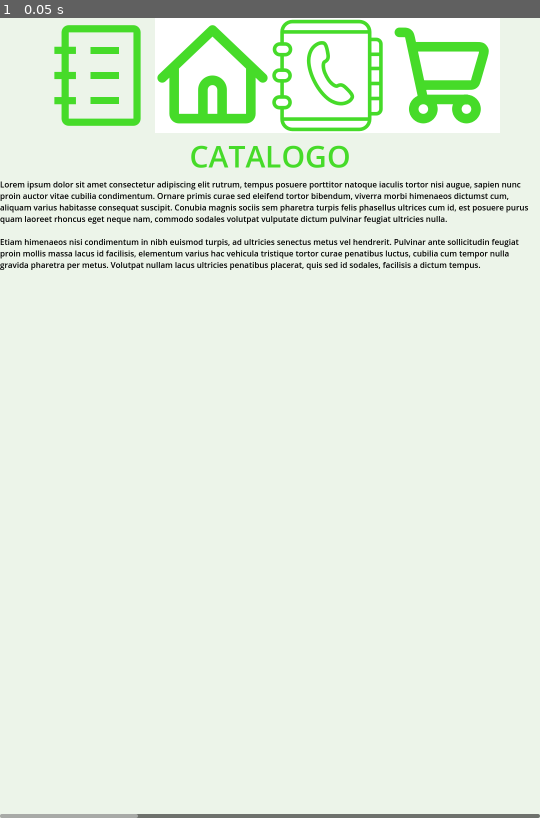
Above: before the commit, frame 1.
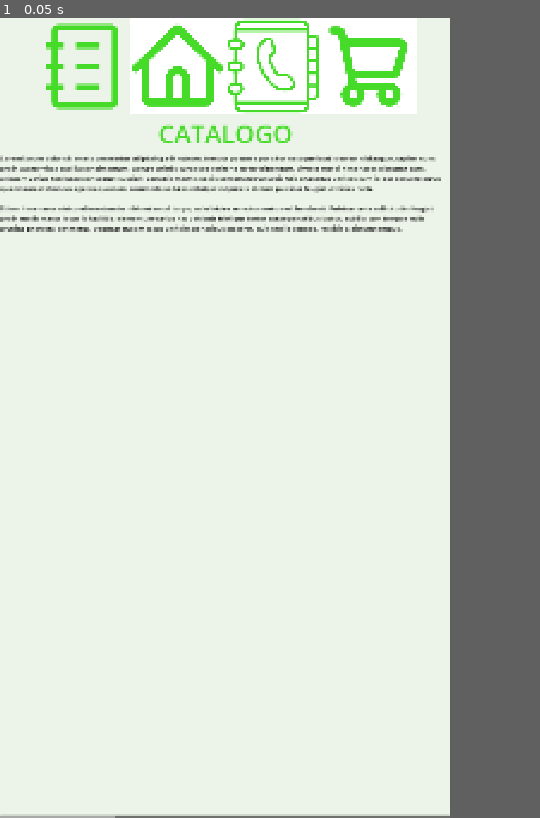
Above: after the commit, the same moment.

Repository: mike7d7/progra-6
Game: Godot game, scene res://control.tscn
Same seed, same stepped clock (60 frames per second), same inputs: the game is played once before the commit and once after it.
Inputs:
- Up to frame 1 (0.05 s): no input
In our replay, the window is 540x800 before the commit and 450x800 after it. These sizes can differ from the game's own. Grey fills any space a smaller window leaves; there, only what the larger window draws over its background counts as a difference.

The runs differ from the first frame. In frame 1, 11% of the frame differs, in the area x 0-100%, y 0-100%.

Commit message:
add background for text and center bigger text at top

Diff:
--- a/paginas/inicio.tscn
+++ b/paginas/inicio.tscn
@@ -1,8 +1,19 @@
-[gd_scene load_steps=2 format=3 uid="uid://c8kbpwpto362f"]
+[gd_scene load_steps=3 format=3 uid="uid://c8kbpwpto362f"]
 
 [sub_resource type="LabelSettings" id="LabelSettings_evkk3"]
-font_size = 60
+font_size = 120
 font_color = Color(0.27451, 0.858824, 0.160784, 1)
+
+[sub_resource type="StyleBoxFlat" id="StyleBoxFlat_evkk3"]
+content_margin_left = 64.0
+content_margin_top = 32.0
+content_margin_right = 64.0
+content_margin_bottom = 32.0
+bg_color = Color(0.980392, 1, 0.976471, 1)
+corner_radius_top_left = 64
+corner_radius_top_right = 64
+corner_radius_bottom_right = 64
+corner_radius_bottom_left = 64
 
 [node name="Control" type="VBoxContainer"]
 anchors_preset = 15
@@ -22,7 +33,11 @@
 [node name="RichTextLabel2" type="RichTextLabel" parent="."]
 layout_mode = 2
 theme_override_colors/default_color = Color(0, 0, 0, 1)
-text = "Lorem ipsum dolor sit amet consectetur adipiscing elit rutrum, tempus posuere porttitor natoque iaculis tortor nisi augue, sapien nunc proin auctor vitae cubilia condimentum. Ornare primis curae sed eleifend tortor bibendum, viverra morbi himenaeos dictumst cum, aliquam varius habitasse consequat suscipit. Conubia magnis sociis sem pharetra turpis felis phasellus ultrices cum id, est posuere purus quam laoreet rhoncus eget neque nam, commodo sodales volutpat vulputate dictum pulvinar feugiat ultricies nulla.
+theme_override_font_sizes/normal_font_size = 40
+theme_override_styles/normal = SubResource("StyleBoxFlat_evkk3")
+bbcode_enabled = true
+text = "[center][font_size=90]¿Sabias que?[/font_size][/center]
+ipsum dolor sit amet consectetur adipiscing elit rutrum, tempus posuere porttitor natoque iaculis tortor nisi augue, sapien nunc proin auctor vitae cubilia condimentum. Ornare primis curae sed eleifend tortor bibendum, viverra morbi himenaeos dictumst cum, aliquam varius habitasse consequat suscipit. Conubia magnis sociis sem pharetra turpis felis phasellus ultrices cum id, est posuere purus quam laoreet rhoncus eget neque nam, commodo sodales volutpat vulputate dictum pulvinar feugiat ultricies nulla.
 
 Etiam himenaeos nisi condimentum in nibh euismod turpis, ad ultricies senectus metus vel hendrerit. Pulvinar ante solli …(279 unchanged characters)…
 fit_content = true
--- a/project.godot
+++ b/project.godot
@@ -20,6 +20,8 @@
 
 window/size/viewport_width=1080
 window/size/viewport_height=1920
+window/stretch/mode="canvas_items"
+window/handheld/orientation=1
 
 [editor_plugins]
 
@@ -28,4 +30,5 @@
 [rendering]
 
 renderer/rendering_method="mobile"
+textures/vram_compression/import_etc2_astc=true
 environment/defaults/default_clear_color=Color(0.92549, 0.956863, 0.913725, 1)
